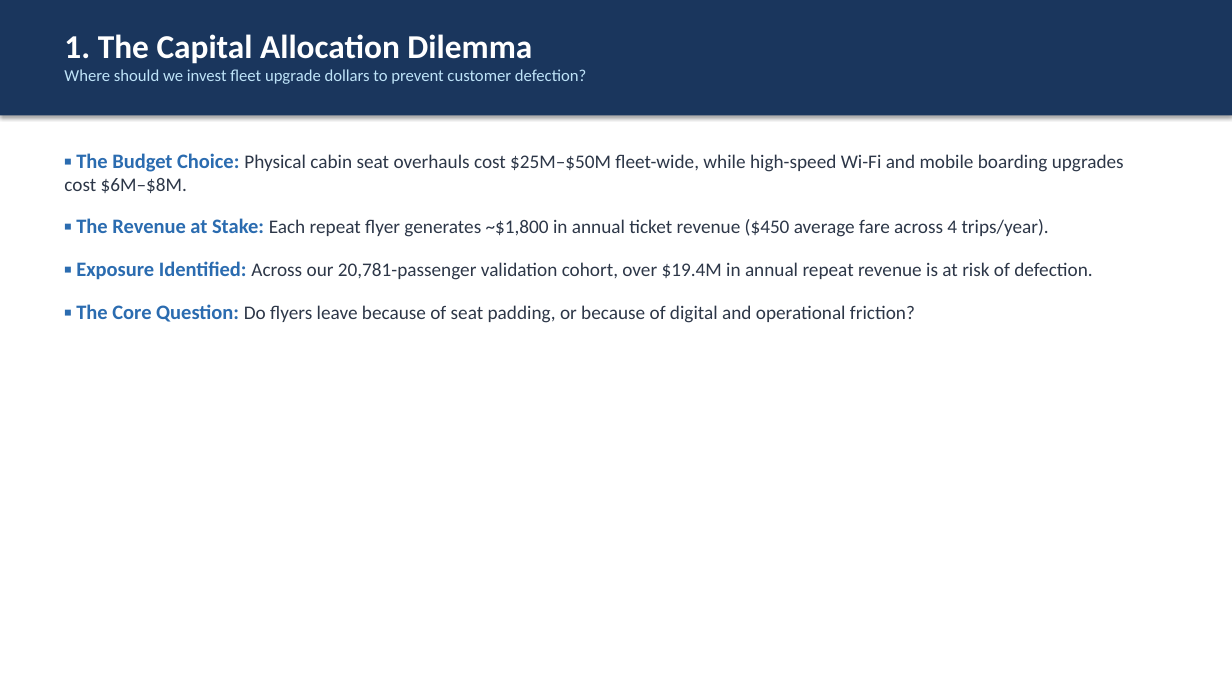
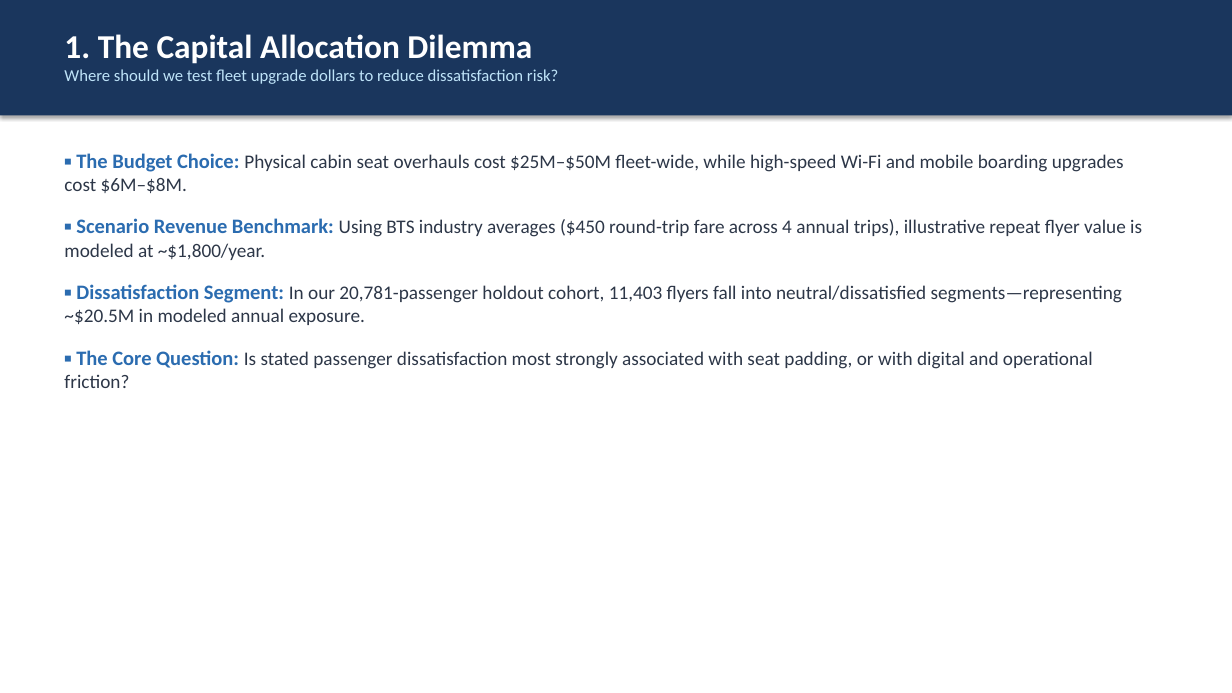
Before and after one commit to Ignacio-Flores-III/airline-passenger-satisfaction-prediction, a slide deck: slide 2 of reports/Stakeholder_Presentation.pptx. Drawn at 1232x693 pixels with LibreOffice and Linux fonts; fonts in the diff are those of the drawing. Boxes give left, top, right and bottom in pixels: in the first picture for what was removed or moved away, otherwise in the second. Text is boxed around its words. In the diff, an @@ line names an element or a change of style, - is before the commit and + after.

```diff
--- a/reports/Stakeholder_Presentation.pptx
+++ b/reports/Stakeholder_Presentation.pptx
@@ text at box(64, 69, 558, 84): text changed @@
-Where should we invest fleet upgrade dollars to prevent customer defection?
+Where should we test fleet upgrade dollars to reduce dissatisfaction risk?
@@ text at box(64, 218, 1142, 388): text changed @@
-▪ The Revenue at Stake: Each repeat flyer generates ~$1,800 in annual ticket revenue ($450 average fare across 4 trips/year).
-▪ Exposure Identified: Across our 20,781-passenger validation cohort, over $19.4M in annual repeat revenue is at risk of defection.
-▪ The Core Question: Do flyers leave because of seat padding, or because of digital and operational friction?
+▪ Scenario Revenue Benchmark: Using BTS industry averages ($450 round-trip fare across 4 annual trips), illustrative repeat flyer value is modeled at ~$1,800/year.
+▪ Dissatisfaction Segment: In our 20,781-passenger holdout cohort, 11,403 flyers fall into neutral/dissatisfied segments—representing ~$20.5M in modeled annual exposure.
+▪ The Core Question: Is stated passenger dissatisfaction most strongly associated with seat padding, or with digital and operational friction?
```
Also in this commit, not shown: 6 other slides changed, 8 other files.
